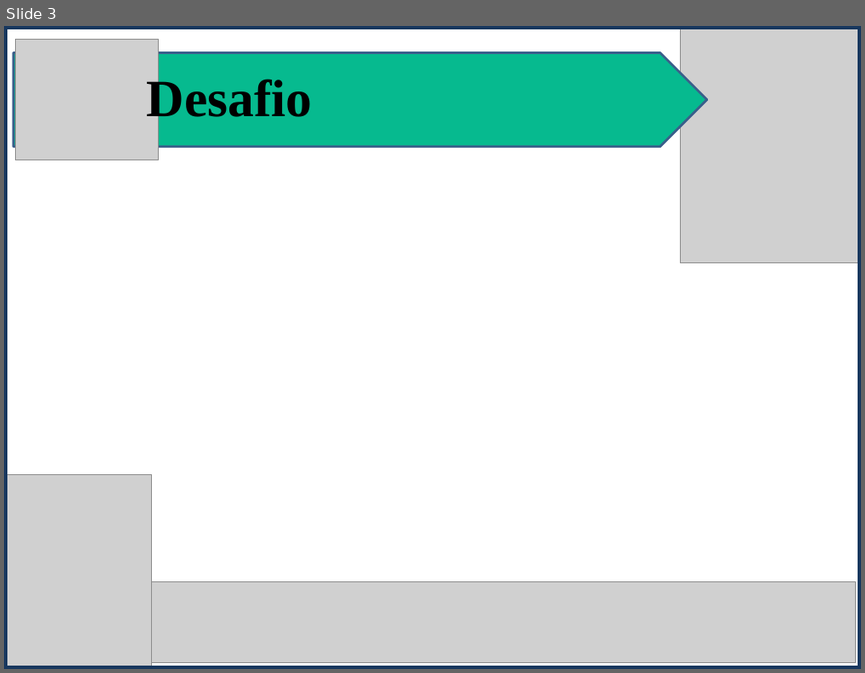
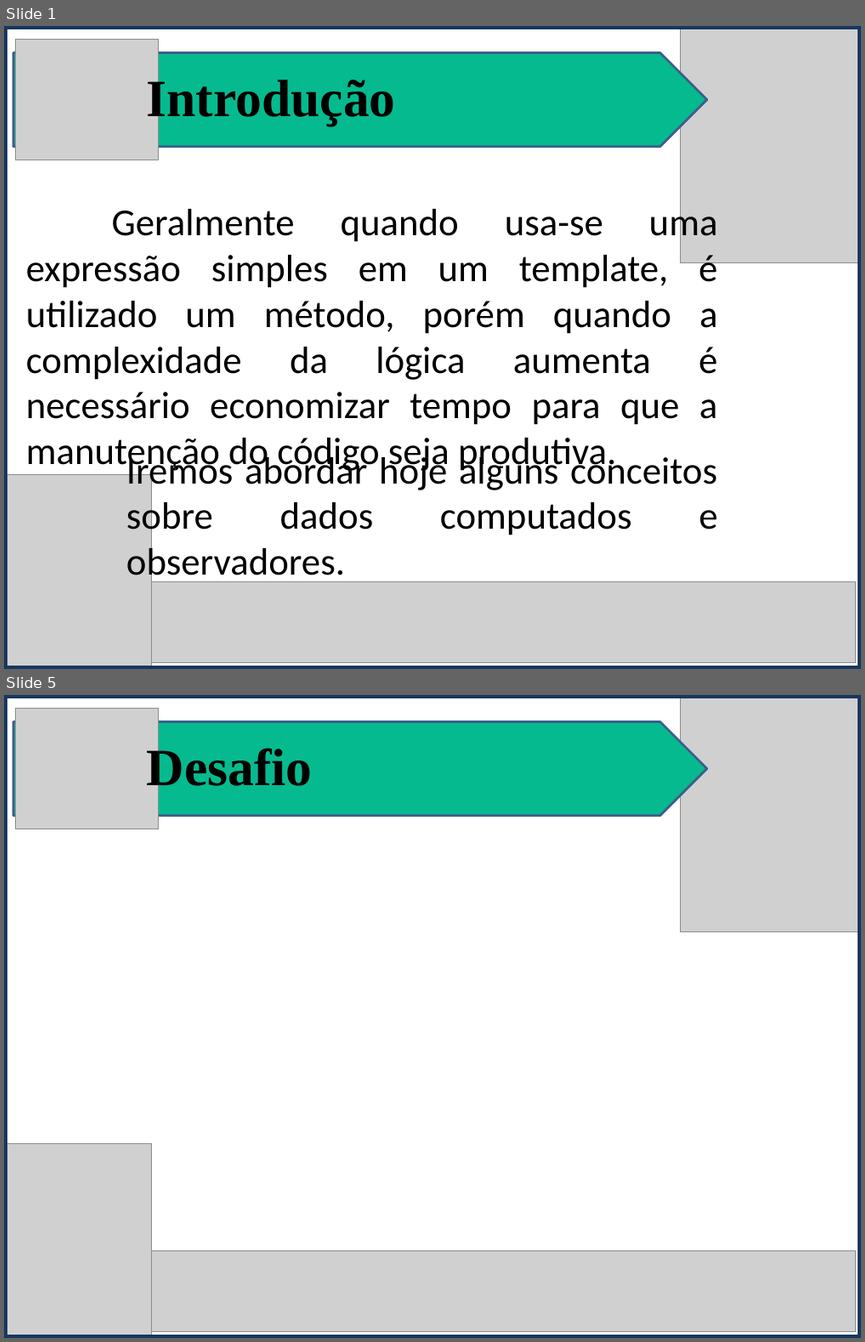
Before and after one commit to isamartins/t018_DesenvolvimentoWeb, a slide deck: trabalho_av2/Vuejs_Apresentacao.pptx. Shown one above the other, each under a label of ours: slide 3 before the commit, slides 1 and 5 after it; the slides between them are not shown. The pictures are 865x673 and 865x1342 pixels, drawn with LibreOffice and Linux fonts; fonts in the diff are those of the drawing; grey boxes stand for pictures. Boxes give left, top, right and bottom in pixels: in the first picture for what was removed or moved away, otherwise in the second. Text is boxed around its words. In the diff, an @@ line names an element or a change of style, - is before the commit and + after.

```diff
--- a/trabalho_av2/Vuejs_Apresentacao.pptx
+++ b/trabalho_av2/Vuejs_Apresentacao.pptx
@@ slide 1 added at (x1=4, y1=26, x2=861, y2=669), background #FFFFFF @@
@@ rectangle added at (x1=4, y1=26, x2=861, y2=669), outline #17375E 5.5 pt @@
@@ picture added at (x1=15, y1=40, x2=157, y2=160) @@
@@ picture added at (x1=680, y1=26, x2=861, y2=262) @@
@@ pentagon arrow added at (x1=13, y1=52, x2=707, y2=146), fill #06BA8F, outline #3A5F8C 2 pt @@
@@ text added at (x1=147, y1=75, x2=396, y2=126), 44 pt, text #000000, bold @@
+Introdução
@@ subtitle added at (x1=26, y1=204, x2=718, y2=474), 32 pt, text #000000 @@
+Geralmente quando usa-se uma expressão simples em um template, é utilizado um método, porém quando a complexidade da lógica aumenta é necessário economizar tempo para que a manutenção do código seja produtiva.
@@ text added at (x1=126, y1=451, x2=717, y2=584), 32 pt, text #000000 @@
+Iremos abordar hoje alguns conceitos sobre dados computados e observadores.
@@ picture added at (x1=4, y1=474, x2=151, y2=667) @@
@@ picture added at (x1=151, y1=581, x2=856, y2=662) @@
@@ what was slide 3 is now slide 5 @@
```
Also in this commit, not shown: 2 slides changed, 2 other slides added, 1 slide removed, 1 other file.
